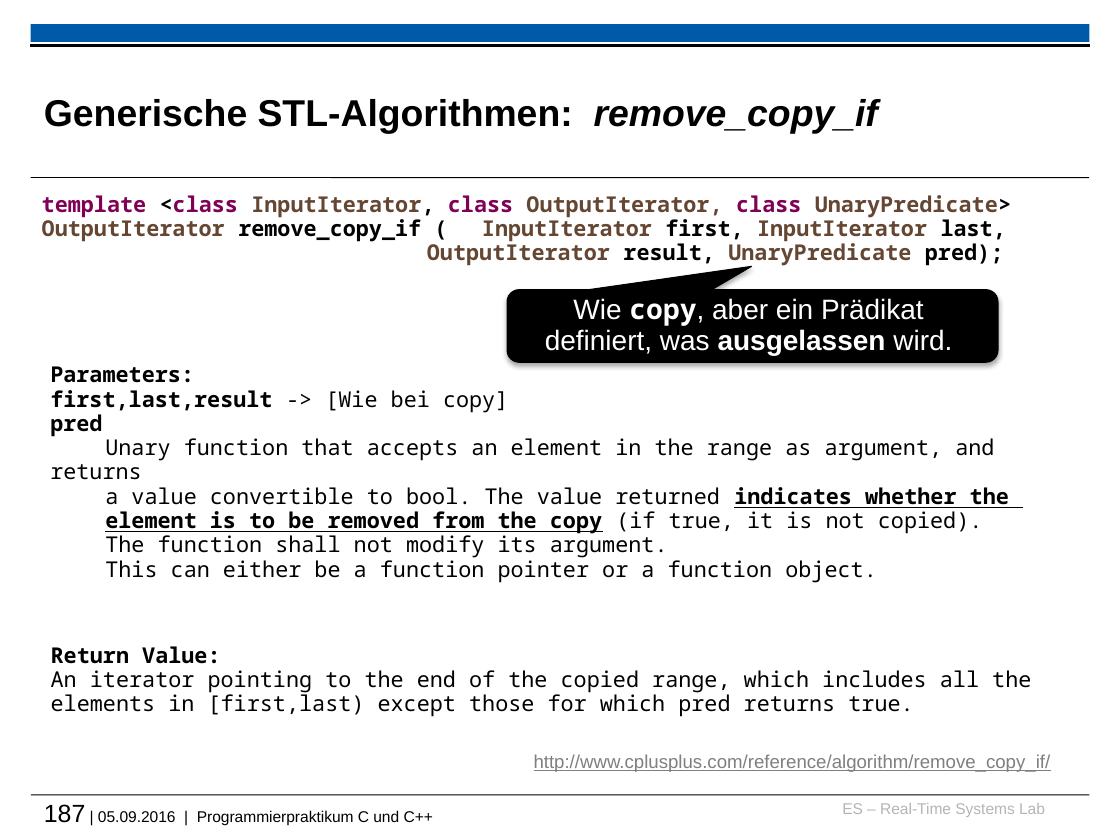
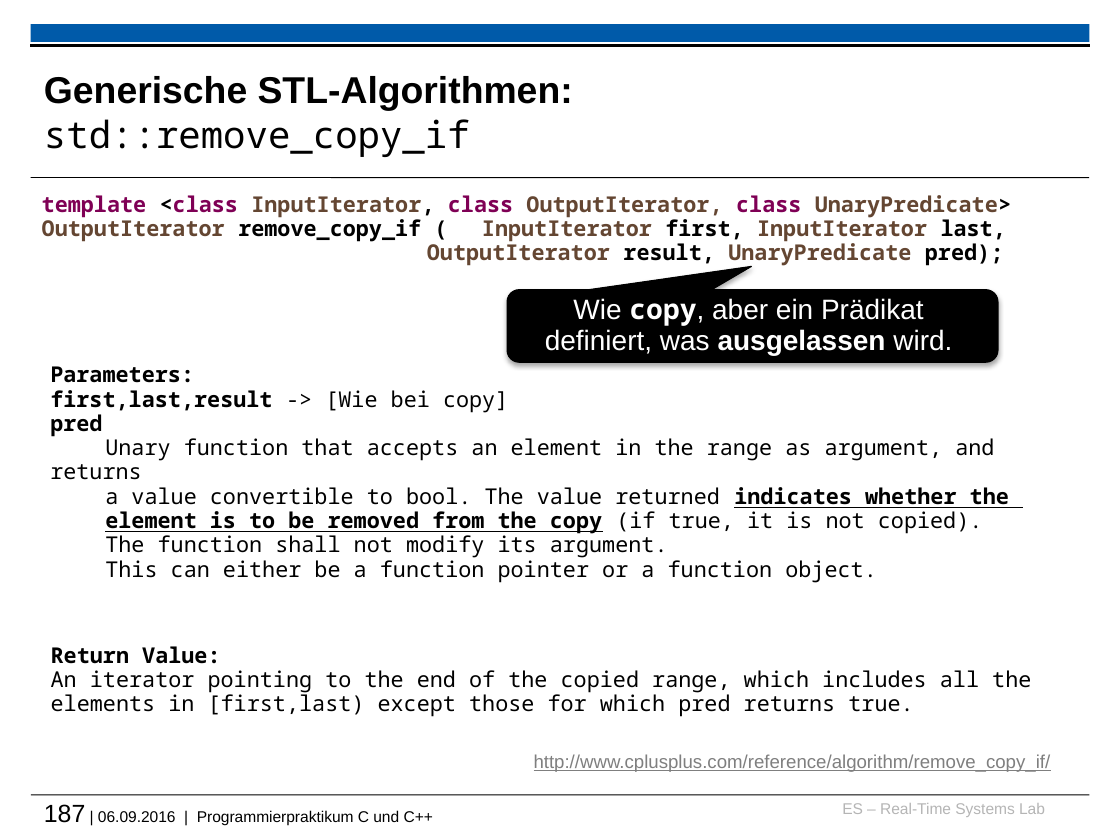
Before and after one commit to h82k/tud-cppp, a slide deck: slide 187 of cppp_lecture.pptx. Drawn at 1120x840 pixels with LibreOffice and Linux fonts; fonts in the diff are those of the drawing; background and template pictures are left out. Boxes give left, top, right and bottom in pixels: in the first picture for what was removed or moved away, otherwise in the second. Text is boxed around its words. In the diff, an @@ line names an element or a change of style, - is before the commit and + after.

```diff
--- a/cppp_lecture.pptx
+++ b/cppp_lecture.pptx
@@ title at (44,76,573,157): text changed @@
-Generische STL-Algorithmen: remove_copy_if
+Generische STL-Algorithmen: std::remove_copy_if
@@ text at (44,804,433,825): text changed @@
-187 | 05.09.2016 | Programmierpraktikum C und C++
+187 | 06.09.2016 | Programmierpraktikum C und C++
```
Also in this commit, not shown: 19 other slides changed, 2 other files.
